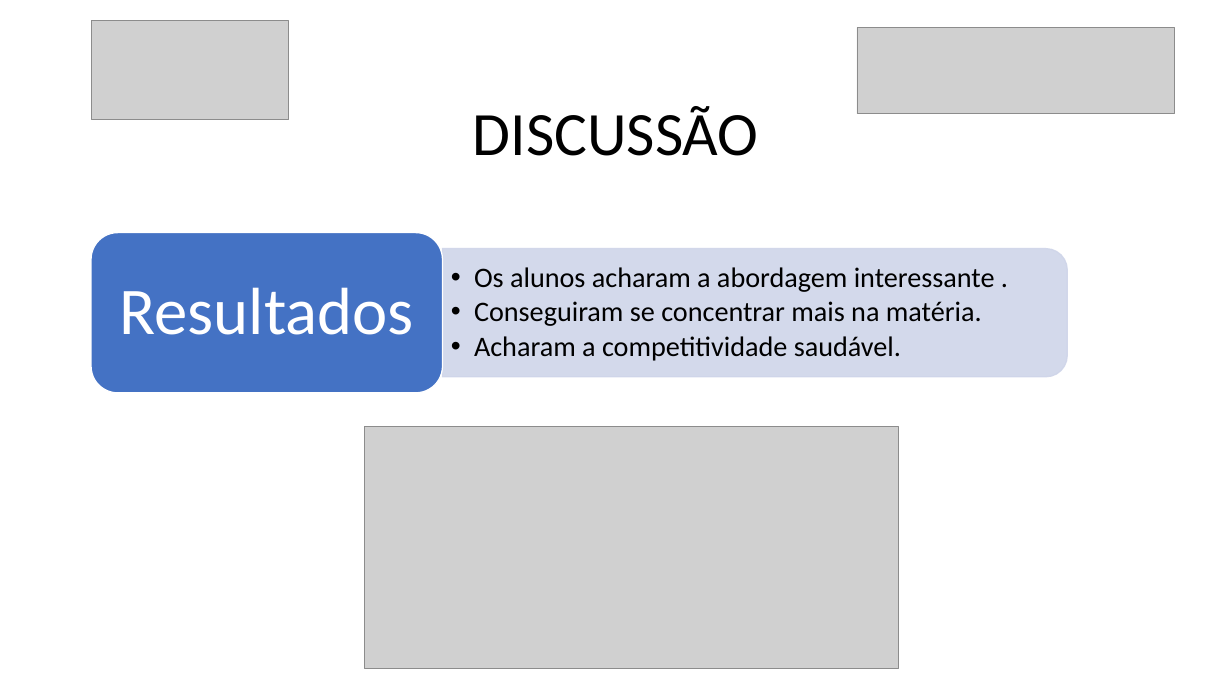
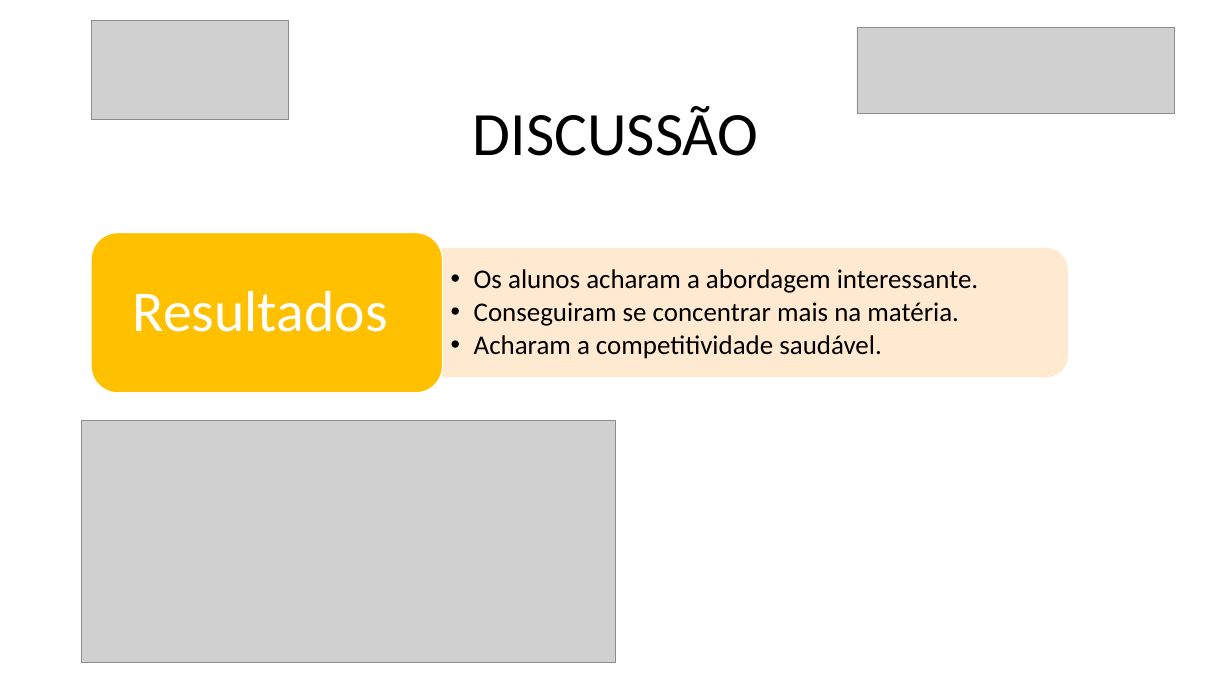
Before and after one commit to danilovaz7/curso-tecnico, a slide deck: slide 22 of liceu/3semestre/projeto integrador/tcc slide.pptx. Drawn at 1232x693 pixels with LibreOffice and Linux fonts; fonts in the diff are those of the drawing; grey boxes stand for pictures. Boxes give left, top, right and bottom in pixels: in the first picture for what was removed or moved away, otherwise in the second. Text is boxed around its words. In the diff, an @@ line names an element or a change of style, - is before the commit and + after.

```diff
--- a/liceu/3semestre/projeto integrador/tcc slide.pptx
+++ b/liceu/3semestre/projeto integrador/tcc slide.pptx
@@ rounded rectangle at bbox=[91, 233, 443, 393]: fill #4472C4 to #FFC000 @@
@@ text "Resultados" at bbox=[133, 291, 388, 332]: size 52 to 45 pt; less space between paragraphs @@
@@ round same rect at bbox=[443, 248, 1068, 377]: fill #CFD5EA at 90% opacity to #FFE8CC at 90% opacity; outline #CFD5EA 1 pt to #FFE8CC 1 pt @@
@@ text at bbox=[474, 269, 978, 293]: text changed; size 22 to 21 pt @@
-  • Os alunos acharam a abordagem interessante .
+  • Os alunos acharam a abordagem interessante.
@@ text at bbox=[474, 302, 959, 359]: size 22 to 21 pt in "Conseguiram se concentrar mais na matéria.", "Acharam a competitividade saudável." @@
@@ picture: place and size @@
-picture at bbox=[364, 427, 898, 668]
+picture at bbox=[81, 421, 616, 663]
```
Also in this commit, not shown: 10 other slides changed.
